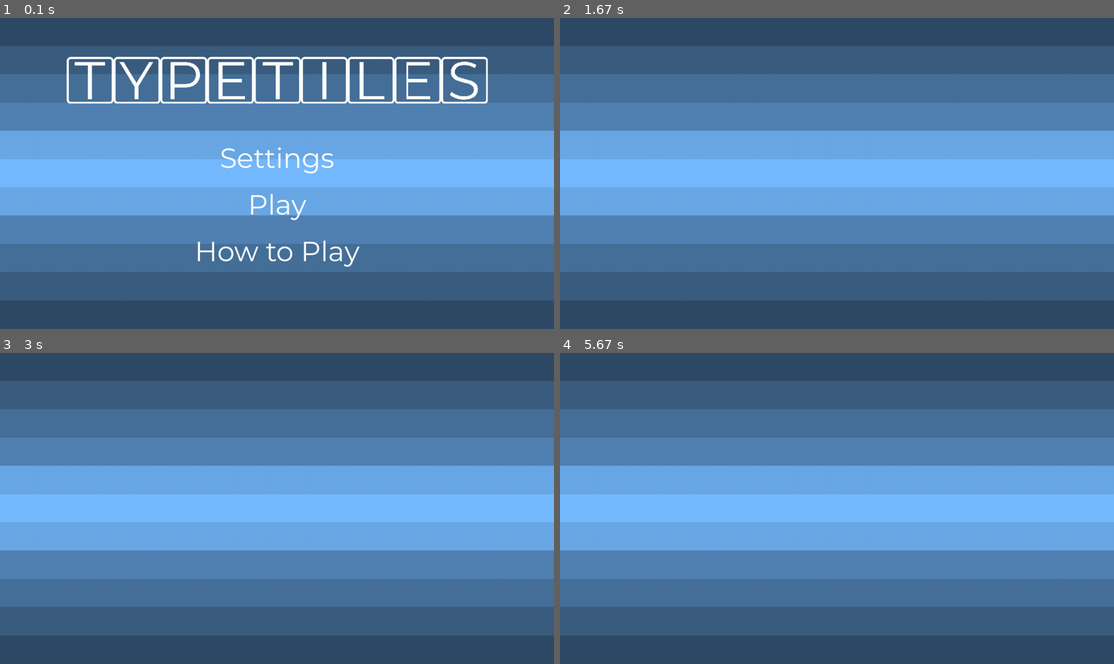
Above: before the commit, frames 1-4 (two rows, left to right).
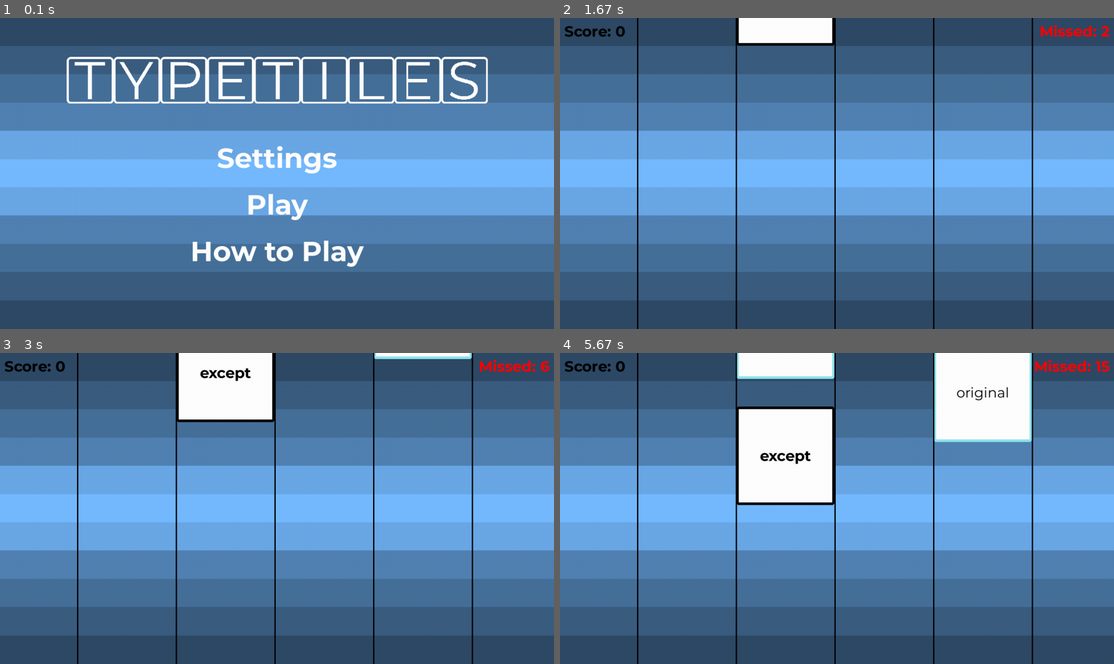
Above: after the commit, the same moments.

Repository: Mikedeejay2/PyGamePianoTiles
Game: pygame game, started from main.py
The game is run twice, just before and just after one commit, with the same random seed, the same clock (stepped at 60 frames per second) and the same inputs.
Inputs (mouse positions are in pixels of both pictures, inside the frame that each line leads up to):
- Up to frame 1 (0.1 s): no input
- Up to frame 2 (1.67 s): click "How to Play" at 0.38 s; click (947, 266) at 0.72 s, where only the run after the commit has a clickable "Play"; tap Space at 1, 1.4 s
- Up to frame 3 (3 s): tap Space at 1.7, 1.9, 2.23, 2.53 s; press the mouse at (326, 421) at 2.7 s; move the mouse to (321, 502) at 2.8 s; release the mouse at (315, 586) at 2.93 s
- Up to frame 4 (5.67 s): tap Space at 3.07, 3.37, 3.63, 3.97, 4.27, 4.4, 4.8, 5.1, 5.47 s

The runs differ from the first frame. In frame 1, 1.8% of the frame differs, in the area x 34-66%, y 41-81%; in frame 2, 3.6%; in frame 3, 6.3%; in frame 4, 14%, in the area x 0-100%, y 0-100%.

Commit message:
Add how to play

Diff:
--- a/game.py
+++ b/game.py
@@ -109,8 +109,9 @@
         pygame.draw.rect(variables.screen, note_color, rect, 0, outline_size)
         word_surface = None
         if word == active_words[0]:
-            pygame.draw.rect(variables.screen, word_color, rect, outline_size, outline_size)
-            word_surface = font_selected.render(word["text"], True, word_color)
+            cur_color = (max((rect.y - variables.screen_height / 3) / variables.screen_height * 300, 0), 0, 0)
+            pygame.draw.rect(variables.screen, cur_color, rect, outline_size, outline_size)
+            word_surface = font_selected.render(word["text"], True, cur_color)
         else:
             pygame.draw.rect(variables.screen, note_outline_color, rect, outline_size, outline_size)
             word_surface = font_unselected.render(word["text"], True, word_color)
--- a/how_to_play.py
+++ b/how_to_play.py
@@ -1,12 +1,82 @@
 import pygame
 import variables
 import background
+import utils
+
+text_color = "white"
+
+font_regular = None
+font_title = None
+
+animation_frames = 15
 
 def set_elements():
-    pass
+    global font_regular, font_title
+    font_size = variables.screen_width // 32
+    font_size_bold = variables.screen_width // 20
+    font_regular = pygame.font.Font("fonts/Montserrat-Regular.ttf", font_size)
+    font_title = pygame.font.Font("fonts/Montserrat-Bold.ttf", font_size_bold)
+
+    global title_surface, title_rect
+    title_surface = font_title.render("How To Play", True, text_color)
+    title_rect = utils.get_rect(title_surface, 50, 10)
+
+    global back_surface, back_rect
+    back_surface = font_title.render("Back", True, text_color)
+    back_rect = utils.get_rect(back_surface, 30, 80)
+
+    global play_surface, play_rect
+    play_surface = font_title.render("Play", True, text_color)
+    play_rect = utils.get_rect(play_surface, 70, 80)
+
+    global text1_surface, text1_rect
+    text1_surface = font_regular.render("Tiles will fall from the top of the screen.", True, text_color)
+    text1_rect = utils.get_rect(text1_surface, 50, 25)
+
+    global text2_surface, text2_rect
+    text2_surface = font_regular.render("You must stop them from reaching the bottom of the screen.", True, text_color)
+    text2_rect = utils.get_rect(text2_surface, 50, 35)
+
+    global text3_surface, text3_rect
+    text3_surface = font_regular.render("Type the lower most word to make it disappear.", True, text_color)
+    text3_rect = utils.get_rect(text3_surface, 50, 45)
+
+    global text4_surface, text4_rect
+    text4_surface = font_regular.render("If too many tiles reach the bottom, you lose.", True, text_color)
+    text4_rect = utils.get_rect(text4_surface, 50, 55)
+
+    global text5_surface, text5_rect
+    text5_surface = font_regular.render("Have fun!", True, text_color)
+    text5_rect = utils.get_rect(text5_surface, 50, 65)
 
 def on_event(event):
-    pass
+    if event.type == pygame.MOUSEBUTTONUP:
+        mouse_pos = pygame.mouse.get_pos()
+        if back_rect.collidepoint(mouse_pos):
+            variables.scene = "menu"
+        elif play_rect.collidepoint(mouse_pos):
+            variables.scene = "game"
 
 def draw():
     background.draw()
+    variables.screen.blit(title_surface, title_rect)
+
+    variables.screen.blit(text1_surface, text1_rect)
+    variables.screen.blit(text2_surface, text2_rect)
+    variables.screen.blit(text3_surface, text3_rect)
+    variables.screen.blit(text4_surface, text4_rect)
+    variables.screen.blit(text5_surface, text5_rect)
+
+    variables.screen.blit(back_surface, back_rect)
+    variables.screen.blit(play_surface, play_rect)
+    draw_animation()
+
+def draw_animation():
+    mouse_pos = pygame.mouse.get_pos()
+    rect = None
+    if back_rect.collidepoint(mouse_pos):
+        rect = back_rect
+    elif play_rect.collidepoint(mouse_pos):
+        rect = play_rect
+
+    utils.animate_underline(rect, animation_frames, text_color, variables.screen_width // 500)
--- a/menu.py
+++ b/menu.py
@@ -17,7 +17,7 @@
     title_rect = utils.get_rect(title_surf, 50, 20)
 
     global text_font
-    text_font = pygame.font.Font("fonts/Montserrat-Regular.ttf", int(variables.screen_width / 20))
+    text_font = pygame.font.Font("fonts/Montserrat-Bold.ttf", int(variables.screen_width / 20))
 
     global settings_surf, settings_rect
     settings_surf = text_font.render("Settings", True, text_color)
